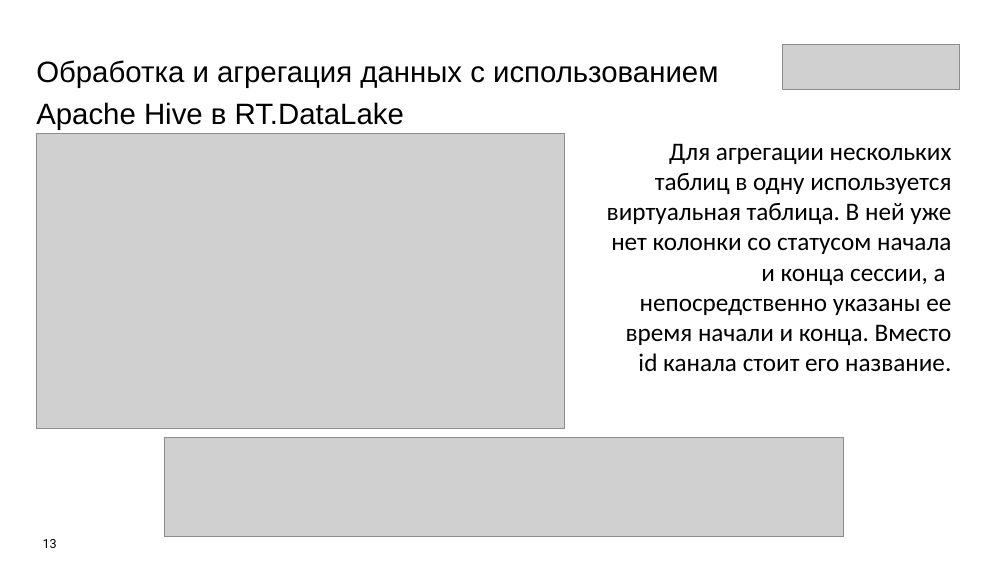
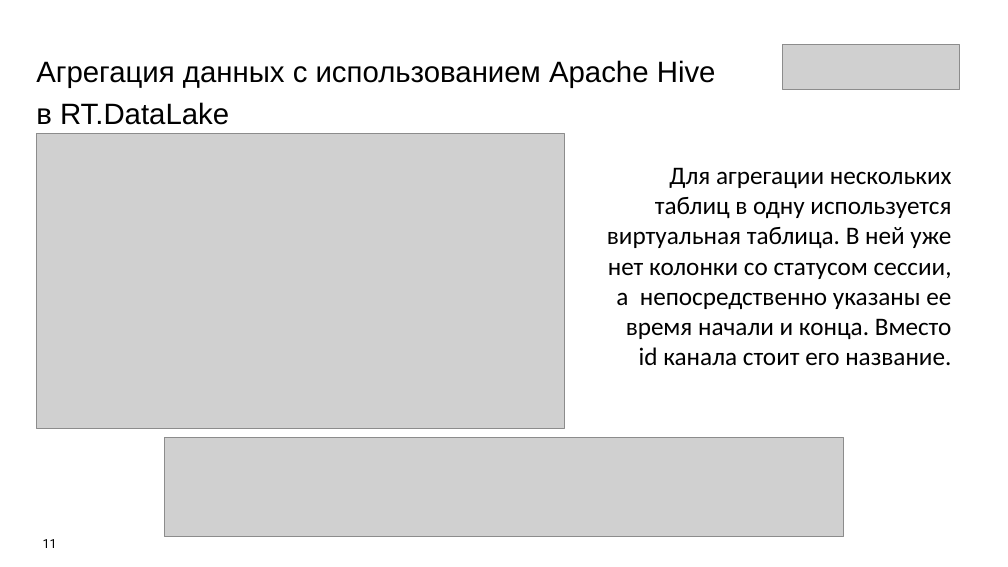
Before and after one commit to Olmeor/Data-engineer_Rostelecom_programming_school, a slide deck: slide 11 of Сertification/presentation.pptx (slide 13 before the commit). Drawn at 1008x567 pixels with LibreOffice and Linux fonts; fonts in the diff are those of the drawing; grey boxes stand for pictures. Boxes give left, top, right and bottom in pixels: in the first picture for what was removed or moved away, otherwise in the second. Text is boxed around its words. In the diff, an @@ line names an element or a change of style, - is before the commit and + after.

```diff
--- a/Сertification/presentation.pptx
+++ b/Сertification/presentation.pptx
@@ text at <box>36,60,716,125</box>: text changed @@
-Обработка и агрегация данных с использованием
-Apache Hive в RT.DataLake
+Агрегация данных с использованием Apache Hive
+в RT.DataLake
@@ text at <box>607,167,952,366</box>: text changed @@
-Для агрегации нескольких таблиц в одну используется виртуальная таблица. В ней уже нет колонки со статусом начала и конца сессии, а непосредственно указаны ее время начали и конца. Вместо id канала стоит его название.
+Для агрегации нескольких таблиц в одну используется виртуальная таблица. В ней уже нет колонки со статусом сессии, а непосредственно указаны ее время начали и конца. Вместо id канала стоит его название.
@@ page number at <box>43,539,57,548</box>: text changed @@
-13
+11
```
Also in this commit, not shown: 6 other slides changed, 5 slides added, 5 slides removed, 1 other file.
